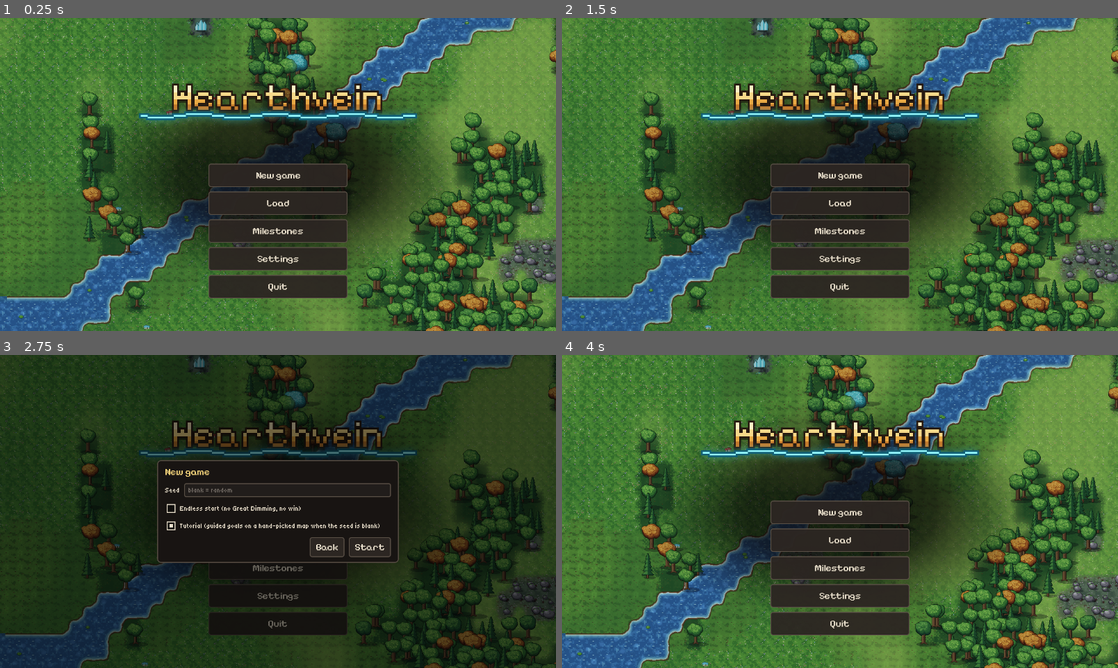
Above: before the commit, frames 1-4 (two rows, left to right).
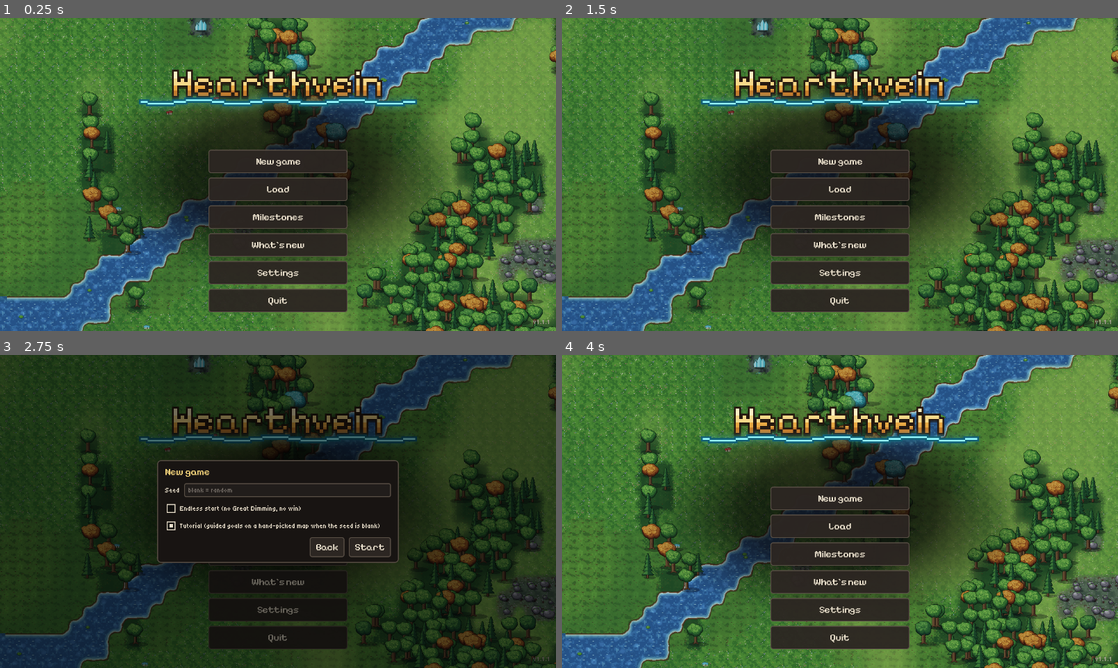
Above: after the commit, the same moments.

Repository: LastNyx/hearthvein
Game: Godot game, scene res://ui/main.tscn
Two runs of this game, one before a commit and one after it. Both use one fixed random seed, a clock stepped at 60 frames per second and the inputs below.
Inputs (mouse positions are in pixels of both pictures, inside the frame that each line leads up to):
- Up to frame 1 (0.25 s): no input
- Up to frame 2 (1.5 s): click "Milestones" at 0.5 s; click "Back" at 1.25 s
- Up to frame 3 (2.75 s): click "New game" at 2 s
- Up to frame 4 (4 s): click (851, 489) at 2.77 s; type "12" at 2.85 s; click "Back" at 3.5 s

The runs differ from the first frame. In frame 1, 11% of the frame differs, in the area x 25-99%, y 16-98%; in frame 2, 11%; in frame 3, 6.1%; in frame 4, 11%.

Commit message:
What's new panel from CHANGELOG.md, version label on the title, auto-open after an update, release_notes.sh (92)

Diff:
--- /dev/null
+++ b/test/test_whats_new.gd
@@ -0,0 +1,151 @@
+extends GutTest
+## Ticket 92: the What's new panel (CHANGELOG.md -> BBCode), the auto-open after an update, release_notes.sh.
+
+const MD := "# Changelog\n\nIntro line one\nline two.\n\n## Unreleased\n\n### Added\n- First [x] item that wraps\n  onto a second line.\n- Second item.\n\n### Fixed\n- A fix.\n\n## 1.1.0 - 2026-11-17\n\nPlain paragraph.\n"
+
+var dir: String
+var cfg: String
+
+
+func before_each() -> void:
+	dir = "/tmp/nyx-flash/hearthvein_wn_%d" % OS.get_process_id()
+	cfg = dir + ".cfg"
+	DirAccess.make_dir_recursive_absolute(dir)
+	DirAccess.remove_absolute(cfg)
+
+
+func after_each() -> void:
+	get_tree().paused = false
+	var d := DirAccess.open(dir)
+	if d != null:
+		d.list_dir_begin()
+		var f := d.get_next()
+		while f != "":
+			DirAccess.remove_absolute(dir.path_join(f))
+			f = d.get_next()
+		DirAccess.remove_absolute(dir)
+	DirAccess.remove_absolute(cfg)
+
+
+func _main(version: String = "9.9.9") -> Node:
+	var main: Node = load("res://ui/main.tscn").instantiate()
+	main.saves_dir = dir
+	main.settings_path = cfg
+	main.app_version = version
+	add_child_autofree(main)
+	return main
+
+
+func test_markdown_subset_renders_headings_bullets_and_continuation_lines() -> void:
+	var out := ChangelogText.to_bbcode(MD, false)
+	assert_string_contains(out, "[font_size=%d]" % ChangelogText.H1_SIZE)
+	assert_string_contains(out, "Unreleased[/color][/font_size]")
+	assert_string_contains(out, "1.1.0 - 2026-11-17")
+	assert_string_contains(out, "Added[/color][/font_size]")
+	assert_string_contains(out, "[ul]First [lb]x] item that wraps onto a second line.\nSecond item.[/ul]", "bullets, wrapped line joined, [ escaped")
+	assert_string_contains(out, "Intro line one line two.", "paragraph lines joined")
+	assert_string_contains(out, "Plain paragraph.")
+	assert_false(out.contains("- First"), "no raw Markdown dash left")
+
+
+func test_unreleased_section_hidden_only_in_exports_when_the_version_has_a_section() -> void:
+	assert_true(ChangelogText.hide_unreleased(MD, "1.1.0", false), "export, version in the file")
+	assert_false(ChangelogText.hide_unreleased(MD, "1.1.0", true), "editor build shows it")
+	assert_false(ChangelogText.hide_unreleased(MD, "2.0.0", false), "export, version not in the file")
+	var hidden := ChangelogText.to_bbcode(MD, true)
+	assert_false(hidden.contains("Unreleased"))
+	assert_false(hidden.contains("First"))
+	assert_string_contains(hidden, "Plain paragraph.")
+
+
+func test_auto_open_first_launch_same_version_and_new_version() -> void:
+	var s := GameSettings.new()
+	s.path = cfg
+	assert_false(ChangelogText.auto_open(s, "1.2.0"), "first launch: only stored")
+	assert_eq(s.last_seen_version, "1.2.0")
+	assert_false(ChangelogText.auto_open(s, "1.2.0"), "same version")
+	assert_true(ChangelogText.auto_open(s, "1.3.0"), "new version opens")
+	assert_eq(s.last_seen_version, "1.3.0")
+	assert_false(ChangelogText.auto_open(s, "1.3.0"), "and only once")
+	var back := GameSettings.new()
+	back.path = cfg
+	back.load_file()
+	assert_eq(back.last_seen_version, "1.3.0", "written to the file")
+
+
+func test_title_shows_version_label_and_button_opens_panel_esc_closes() -> void:
+	var main := _main("1.2.3")
+	await wait_process_frames(3)
+	var title := main.get_node("TitleScreen")
+	assert_eq((title.find_child("VersionLabel", true, false) as Label).text, "v1.2.3")
+	var order: Array[String] = []
+	for c in title.find_child("Milestones", true, false).get_parent().get_children():
+		order.append(c.name)
+	assert_eq(order[order.find("Milestones") + 1], "WhatsNew", "below Milestones")
+	assert_null(main.get_node_or_null("WhatsNewPanel"), "first launch does not auto-open")
+	(title.find_child("WhatsNew", true, false) as Button).pressed.emit()
+	var panel := main.get_node("WhatsNewPanel") as WhatsNewPanel
+	assert_string_contains(panel.text_label.get_parsed_text(), "Added")
+	var esc := InputEventKey.new()
+	esc.keycode = KEY_ESCAPE
+	esc.pressed = true
+	main._input(esc)
+	await wait_process_frames(1)
+	assert_null(main.get_node_or_null("WhatsNewPanel"), "Esc closes")
+	(title.find_child("WhatsNew", true, false) as Button).pressed.emit()
+	main.get_node("WhatsNewPanel").back_button.pressed.emit()
+	await wait_process_frames(1)
+	assert_null(main.get_node_or_null("WhatsNewPanel"), "Back closes")
+
+
+func test_panel_opens_by_itself_after_an_update() -> void:
+	var s := GameSettings.new()
+	s.path = cfg
+	s.last_seen_version = "0.0.1"
+	s.save()
+	var main := _main("1.2.3")
+	await wait_process_frames(3)
+	assert_not_null(main.get_node_or_null("WhatsNewPanel"))
+	assert_eq(main.settings.last_seen_version, "1.2.3")
+
+
+func _run_notes(args: Array[String]) -> Dictionary:
+	var out: Array = []
+	var code := OS.execute("bash", [ProjectSettings.globalize_path("res://packaging/release_notes.sh")] + args, out)
+	return {"code": code, "out": out[0] if out.size() > 0 else ""}
+
+
+func test_release_notes_prints_the_1_1_0_section_exactly() -> void:
+	var r := _run_notes(["1.1.0"])
+	assert_eq(r.code, 0)
+	var md := FileAccess.get_file_as_string("res://CHANGELOG.md")
+	var a := md.find("## 1.1.0 - 2026-11-17\n") + "## 1.1.0 - 2026-11-17\n".length()
+	var b := md.find("## 1.0.0")
+	var want := md.substr(a, b - a).strip_edges() + "\n"
+	assert_eq(r.out, want)
+	assert_true(r.out.begins_with("### Added"))
+	assert_false(r.out.contains("1.0.0"))
+
+
+func test_release_notes_fails_for_a_missing_version() -> void:
+	assert_ne(_run_notes(["7.7.7"]).code, 0)
+	assert_ne(_run_notes(["1.1"]).code, 0, "a prefix of a version is not a section")
+	assert_eq(_run_notes(["1.1.1"]).code, 0)
+
+
+func test_build_sh_checks_the_notes_before_building() -> void:
+	var sh := FileAccess.get_file_as_string("res://packaging/build.sh")
+	var check := sh.find("release_notes.sh")
+	assert_gt(check, -1)
+	assert_lt(check, sh.find("rm -rf build"), "the check runs before the build wipes and exports")
+
+
+func test_export_presets_bundle_the_changelog() -> void:
+	var cf := ConfigFile.new()
+	assert_eq(cf.load("res://export_presets.cfg"), OK)
+	var n := 0
+	for sec in cf.get_sections():
+		if sec.begins_with("preset.") and not sec.ends_with(".options"):
+			n += 1
+			assert_string_contains(str(cf.get_value(sec, "include_filter")), "CHANGELOG.md", sec)
+	assert_eq(n, 2)
--- a/tools/title_shot.gd
+++ b/tools/title_shot.gd
@@ -1,6 +1,6 @@
 extends SceneTree
 ## Windowed shot of the title screen: godot --path . -s tools/title_shot.gd
-## Uses temp saves and settings (never user://), writes /tmp/hv_title.png and /tmp/hv_new_game.png (the New game panel open). A save is planted so Continue shows.
+## Uses temp saves and settings (never user://), writes /tmp/hv_title.png, /tmp/hv_new_game.png (the New game panel open) and, for ticket 92, /tmp/hv_92_title.png (version label) and /tmp/hv_92_whats_new.png (What's new panel open). A save is planted so Continue shows.
 
 const DIR := "/tmp/hv_title_shot_saves"
 const CFG := "/tmp/hv_title_shot.cfg"
@@ -24,6 +24,15 @@
 		await process_frame
 	await RenderingServer.frame_post_draw
 	root.get_texture().get_image().save_png("/tmp/hv_new_game.png")
+	main.close_new_game_panel()
+	await process_frame
+	await RenderingServer.frame_post_draw
+	root.get_texture().get_image().save_png("/tmp/hv_92_title.png")
+	main.open_whats_new()
+	for i in 4:
+		await process_frame
+	await RenderingServer.frame_post_draw
+	root.get_texture().get_image().save_png("/tmp/hv_92_whats_new.png")
 	DirAccess.remove_absolute(DIR.path_join("slot_0.dat"))
 	DirAccess.remove_absolute(DIR.path_join("slot_0.meta"))
 	DirAccess.remove_absolute(DIR)
--- /dev/null
+++ b/ui/changelog_text.gd
@@ -0,0 +1,93 @@
+class_name ChangelogText
+extends RefCounted
+## CHANGELOG.md to BBCode for the What's new panel (ticket 92), and the auto-open decision. Pure static helpers: tests
+## feed strings. Subset: #/##/### headings, "- " bullets whose continuation lines are indented, plain paragraphs.
+
+const H1_SIZE := 30
+const H2_SIZE := 24
+const H3_SIZE := 20
+const HEADING_COLOR := "#f2d27a"
+const UNRELEASED := "Unreleased"
+
+
+## True when the "Unreleased" section is left out: in an exported build, as long as the file has a section for `version`.
+static func hide_unreleased(md: String, version: String, is_editor: bool) -> bool:
+	return not is_editor and has_section(md, version)
+
+
+static func has_section(md: String, version: String) -> bool:
+	for line in md.split("\n"):
+		if line.begins_with("## ") and (line == "## " + version or line.begins_with("## " + version + " ")):
+			return true
+	return false
+
+
+static func to_bbcode(md: String, hide_unreleased_section: bool) -> String:
+	var out: Array[String] = []
+	var items: Array[String] = []  # the open bullet list
+	var para := ""
+	var skipping := false
+	for raw in md.split("\n"):
+		var line := raw.trim_suffix("\r")
+		if line.begins_with("#"):
+			para = _flush_para(out, para)
+			_flush_list(out, items)
+		if line.begins_with("## "):
+			skipping = hide_unreleased_section and line.substr(3).strip_edges().begins_with(UNRELEASED)
+		elif line.begins_with("# "):
+			skipping = false
+		if skipping:
+			continue
+		if line.strip_edges() == "":
+			para = _flush_para(out, para)
+			_flush_list(out, items)
+		elif line.begins_with("#"):
+			para = _flush_para(out, para)
+			_flush_list(out, items)
+			var level := 0
+			while level < line.length() and line[level] == "#":
+				level += 1
+			out.append(_heading(line.substr(level).strip_edges(), level))
+		elif line.begins_with("- "):
+			para = _flush_para(out, para)
+			items.append(_esc(line.substr(2).strip_edges()))
+		elif line.begins_with(" ") and not items.is_empty():
+			items[items.size() - 1] += " " + _esc(line.strip_edges())
+		else:
+			_flush_list(out, items)
+			para += ("" if para == "" else " ") + _esc(line.strip_edges())
+	_flush_para(out, para)
+	_flush_list(out, items)
+	return "\n".join(out)
+
+
+## Decides whether the panel opens by itself on launch, and stores `current` as the last seen version (saved when it
+## changed). First ever launch (nothing stored): no, just store. Same version: no. A different one: yes.
+static func auto_open(settings: GameSettings, current: String) -> bool:
+	var last := settings.last_seen_version
+	if last == current:
+		return false
+	settings.last_seen_version = current
+	settings.save()
+	return last != ""
+
+
+static func _esc(s: String) -> String:
+	return s.replace("[", "[lb]")
+
+
+static func _heading(text: String, level: int) -> String:
+	var size := H1_SIZE if level <= 1 else (H2_SIZE if level == 2 else H3_SIZE)
+	return "[font_size=%d][color=%s]%s[/color][/font_size]" % [size, HEADING_COLOR, _esc(text)]
+
+
+static func _flush_para(out: Array[String], para: String) -> String:
+	if para != "":
+		out.append(para)
+	return ""
+
+
+static func _flush_list(out: Array[String], items: Array[String]) -> void:
+	if not items.is_empty():
+		out.append("[ul]" + "\n".join(items) + "[/ul]")
+		items.clear()
--- a/ui/game_settings.gd
+++ b/ui/game_settings.gd
@@ -22,6 +22,8 @@
 var mute_in_background: bool = true
 ## Bottom-left tools tab open or collapsed (ticket 88).
 var tools_open: bool = true
+## The version the What's new panel was last offered for (ticket 92); empty before the first launch.
+var last_seen_version: String = ""
 
 
 func to_dict() -> Dictionary:
@@ -30,6 +32,7 @@
 		"tutorial_first_run_done": tutorial_first_run_done, "seen_hints": seen_hints.duplicate(),
 		"volume_master": volume_master, "volume_effects": volume_effects, "volume_ambience": volume_ambience,
 		"mute_in_background": mute_in_background, "tools_open": tools_open,
+		"last_seen_version": last_seen_version,
 	}
 
 
@@ -46,6 +49,8 @@
 	volume_master = _vol(cf, "volume_master", volume_master)
 	volume_effects = _vol(cf, "volume_effects", volume_effects)
 	volume_ambience = _vol(cf, "volume_ambience", volume_ambience)
+	var lsv: Variant = cf.get_value(SECTION, "last_seen_version", "")
+	last_seen_version = lsv if lsv is String else ""
 	var sc: Variant = cf.get_value(SECTION, "ui_scale", ui_scale)
 	if (sc is float or sc is int) and SCALES.has(float(sc)):
 		ui_scale = float(sc)
--- a/ui/main.gd
+++ b/ui/main.gd
@@ -37,6 +37,10 @@
 var help: HelpScreen
 var title_screen: TitleScreen
 var new_game_panel: NewGamePanel
+var whats_new_panel: WhatsNewPanel
+## The version shown on the title and compared for the What's new auto-open; blank = the project's. Tests set it.
+var app_version: String = ""
+var changelog_path: String = "res://CHANGELOG.md"
 var _world: Array[Node] = []
 var _title: Array[Node] = []
 var _pan: Tween
@@ -56,6 +60,8 @@
 	settings.path = settings_path
 	settings.load_file()
 	settings.apply(get_window())
+	if app_version == "":
+		app_version = str(ProjectSettings.get_setting("application/config/version", ""))
 	sound = SoundPlayer.new()
 	sound.name = "SoundPlayer"
 	add_child(sound)  # first, so every button built below clicks
@@ -85,6 +91,8 @@
 	menu.quit_requested.connect(quit_game)
 	end_screen.title_requested.connect(return_to_title)
 	_build_title()
+	if ChangelogText.auto_open(settings, app_version):
+		open_whats_new()
 
 
 ## Starts a fresh Settlement and enters GAME. Seed -1 is the tutorial seed (data) when `tutorial` is on, else `game_seed`,
@@ -118,6 +126,29 @@
 	remove_child(new_game_panel)
 	new_game_panel.queue_free()
 	new_game_panel = null
+
+
+## The title's What's new button: CHANGELOG.md in a scrollable panel over the title (Back or Esc closes it). The
+## Unreleased section is left out of exported builds when the changelog has a section for this version.
+func open_whats_new() -> void:
+	if whats_new_panel != null or state != State.TITLE:
+		return
+	var md := FileAccess.get_file_as_string(changelog_path)
+	var hide := ChangelogText.hide_unreleased(md, app_version, OS.has_feature("editor"))
+	whats_new_panel = WhatsNewPanel.new()
+	whats_new_panel.name = "WhatsNewPanel"
+	_add_title(whats_new_panel)
+	whats_new_panel.setup(ChangelogText.to_bbcode(md, hide))
+	whats_new_panel.back_pressed.connect(close_whats_new)
+
+
+func close_whats_new() -> void:
+	if whats_new_panel == null:
+		return
+	_title.erase(whats_new_panel)
+	remove_child(whats_new_panel)
+	whats_new_panel.queue_free()
+	whats_new_panel = null
 
 
 ## Replaces whatever is showing (the title, or the running Settlement) with `s` and re-binds every view to it.
@@ -193,7 +224,7 @@
 	title_screen = TitleScreen.new()
 	title_screen.name = "TitleScreen"
 	_add_title(title_screen)
-	title_screen.setup(not menu_model.newest_save().is_empty())
+	title_screen.setup(not menu_model.newest_save().is_empty(), app_version)
 	title_screen.continue_pressed.connect(func() -> void:
 		var s := menu_model.continue_newest()
 		if s != null:
@@ -201,6 +232,7 @@
 	title_screen.new_game_pressed.connect(open_new_game_panel)
 	title_screen.load_pressed.connect(menu.open_view.bind("load"))
 	title_screen.milestones_pressed.connect(menu.open_view.bind("milestones"))
+	title_screen.whats_new_pressed.connect(open_whats_new)
 	title_screen.settings_pressed.connect(menu.open_view.bind("settings"))
 	title_screen.quit_pressed.connect(func() -> void: get_tree().quit())
 
@@ -220,6 +252,7 @@
 	_title.clear()
 	title_screen = null
 	new_game_panel = null
+	whats_new_panel = null
 	map_view = null
 
 
@@ -326,6 +359,9 @@
 		elif menu.is_open():
 			menu.close()
 			get_viewport().set_input_as_handled()
+		elif whats_new_panel != null:
+			close_whats_new()
+			get_viewport().set_input_as_handled()
 		elif new_game_panel != null:
 			close_new_game_panel()
 			get_viewport().set_input_as_handled()
--- a/ui/title_screen.gd
+++ b/ui/title_screen.gd
@@ -7,13 +7,15 @@
 signal new_game_pressed
 signal load_pressed
 signal milestones_pressed
+signal whats_new_pressed
 signal settings_pressed
 signal quit_pressed
 
 var continue_button: Button
 
 
-func setup(has_save: bool) -> void:
+## `version` is shown small in the bottom-right corner (empty: no label).
+func setup(has_save: bool, version: String = "") -> void:
 	layer = 20
 	var shade := ColorRect.new()
 	shade.color = Color(0, 0, 0, 0.2)
@@ -51,8 +53,19 @@
 	_button(col, font, "New game", "NewGame", new_game_pressed)
 	_button(col, font, "Load", "Load", load_pressed)
 	_button(col, font, "Milestones", "Milestones", milestones_pressed)
+	_button(col, font, "What's new", "WhatsNew", whats_new_pressed)
 	_button(col, font, "Settings", "Settings", settings_pressed)
 	_button(col, font, "Quit", "Quit", quit_pressed)
+	if version != "":
+		var v := Label.new()
+		v.name = "VersionLabel"
+		v.text = "v" + version
+		v.add_theme_font_override("font", Hud._pixel_font(Hud.BODY_FONT_PATH))
+		v.add_theme_font_size_override("font_size", Hud._px_size(16))
+		v.add_theme_color_override("font_color", Hud.DIM)
+		v.mouse_filter = Control.MOUSE_FILTER_IGNORE
+		add_child(v)
+		v.set_anchors_and_offsets_preset(Control.PRESET_BOTTOM_RIGHT, Control.PRESET_MODE_MINSIZE, 12)
 
 
 ## A soft dark ellipse behind the logo and buttons so they do not sit on busy forest.
--- /dev/null
+++ b/ui/whats_new_panel.gd
@@ -0,0 +1,62 @@
+class_name WhatsNewPanel
+extends CanvasLayer
+## The What's new panel opened from the title (ticket 92): CHANGELOG.md as BBCode in a scrollable RichTextLabel, Back
+## closes it (Esc is handled by ui/main.gd). Only emits back_pressed.
+
+signal back_pressed
+
+var text_label: RichTextLabel
+var back_button: Button
+
+
+## `bbcode` comes from ChangelogText.to_bbcode.
+func setup(bbcode: String) -> void:
+	layer = 25
+	var dim := ColorRect.new()
+	dim.color = Color(0, 0, 0, 0.55)
+	dim.mouse_filter = Control.MOUSE_FILTER_STOP
+	add_child(dim)
+	dim.set_anchors_and_offsets_preset(Control.PRESET_FULL_RECT)
+	var center := CenterContainer.new()
+	center.mouse_filter = Control.MOUSE_FILTER_IGNORE
+	dim.add_child(center)
+	center.set_anchors_and_offsets_preset(Control.PRESET_FULL_RECT)
+	var panel := PanelContainer.new()
+	panel.name = "Panel"
+	panel.add_theme_stylebox_override("panel", SaveMenu._style(Color(Hud.PANEL_BG, 1.0), Hud.PANEL_EDGE, 8, 2, 18))
+	center.add_child(panel)
+	var col := VBoxContainer.new()
+	col.add_theme_constant_override("separation", 12)
+	panel.add_child(col)
+	var title := Label.new()
+	title.text = "What's new"
+	title.add_theme_font_override("font", Hud._pixel_font(Hud.FONT_PATH))
+	title.add_theme_font_size_override("font_size", Hud._px_size(22))
+	title.add_theme_color_override("font_color", Hud.GOLD)
+	col.add_child(title)
+	text_label = RichTextLabel.new()
+	text_label.name = "Text"
+	text_label.bbcode_enabled = true
+	text_label.scroll_active = true
+	text_label.custom_minimum_size = Vector2(620, 400)
+	text_label.add_theme_font_override("normal_font", Hud._pixel_font(Hud.BODY_FONT_PATH))
+	text_label.add_theme_font_size_override("normal_font_size", Hud._px_size(16))
+	text_label.add_theme_color_override("default_color", Hud.INK)
+	text_label.text = bbcode
+	col.add_child(text_label)
+	var bar := HBoxContainer.new()
+	bar.alignment = BoxContainer.ALIGNMENT_END
+	col.add_child(bar)
+	back_button = Button.new()
+	back_button.name = "Back"
+	back_button.text = "Back"
+	back_button.focus_mode = Control.FOCUS_NONE
+	back_button.add_theme_font_override("font", Hud._pixel_font(Hud.FONT_PATH))
+	back_button.add_theme_font_size_override("font_size", Hud._px_size(18))
+	for c in ["font_color", "font_hover_color", "font_pressed_color", "font_focus_color"]:
+		back_button.add_theme_color_override(c, Hud.INK)
+	back_button.add_theme_stylebox_override("normal", SaveMenu._style(Color(0.173, 0.149, 0.133), Hud.PANEL_EDGE, 5, 2, 14))
+	back_button.add_theme_stylebox_override("hover", SaveMenu._style(Color(0.33, 0.28, 0.23), Hud.GOLD, 5, 2, 14))
+	back_button.add_theme_stylebox_override("pressed", SaveMenu._style(Color(0.33, 0.28, 0.23), Hud.GOLD, 5, 2, 14))
+	back_button.pressed.connect(func() -> void: back_pressed.emit())
+	bar.add_child(back_button)
Not shown, changed: export_presets.cfg
Not shown, added: test/test_whats_new.gd.uid
Not shown, added: ui/changelog_text.gd.uid
Not shown, added: ui/whats_new_panel.gd.uid
Not shown, changed: packaging/build.sh
Not shown, added: packaging/release_notes.sh
